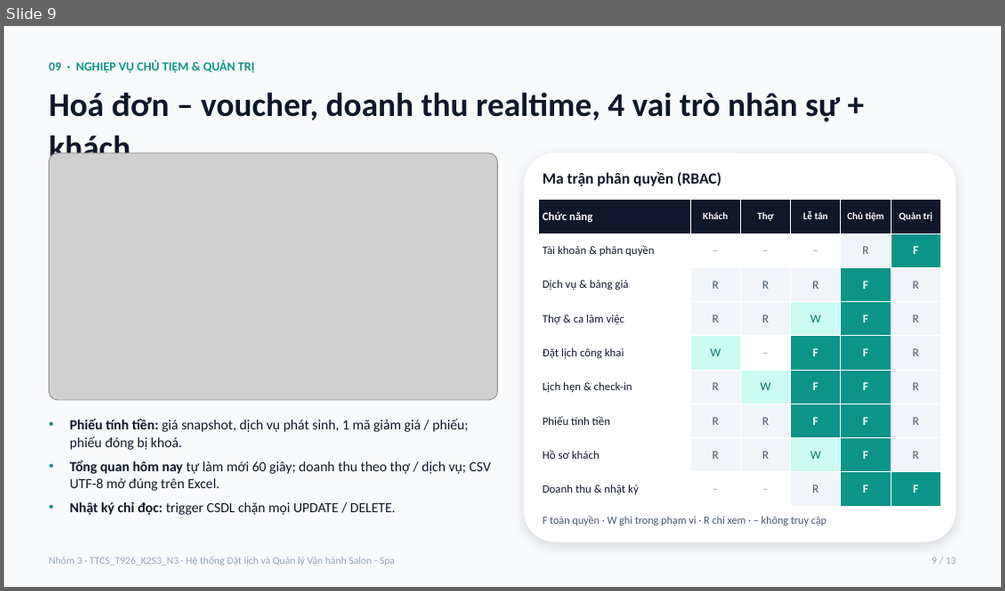
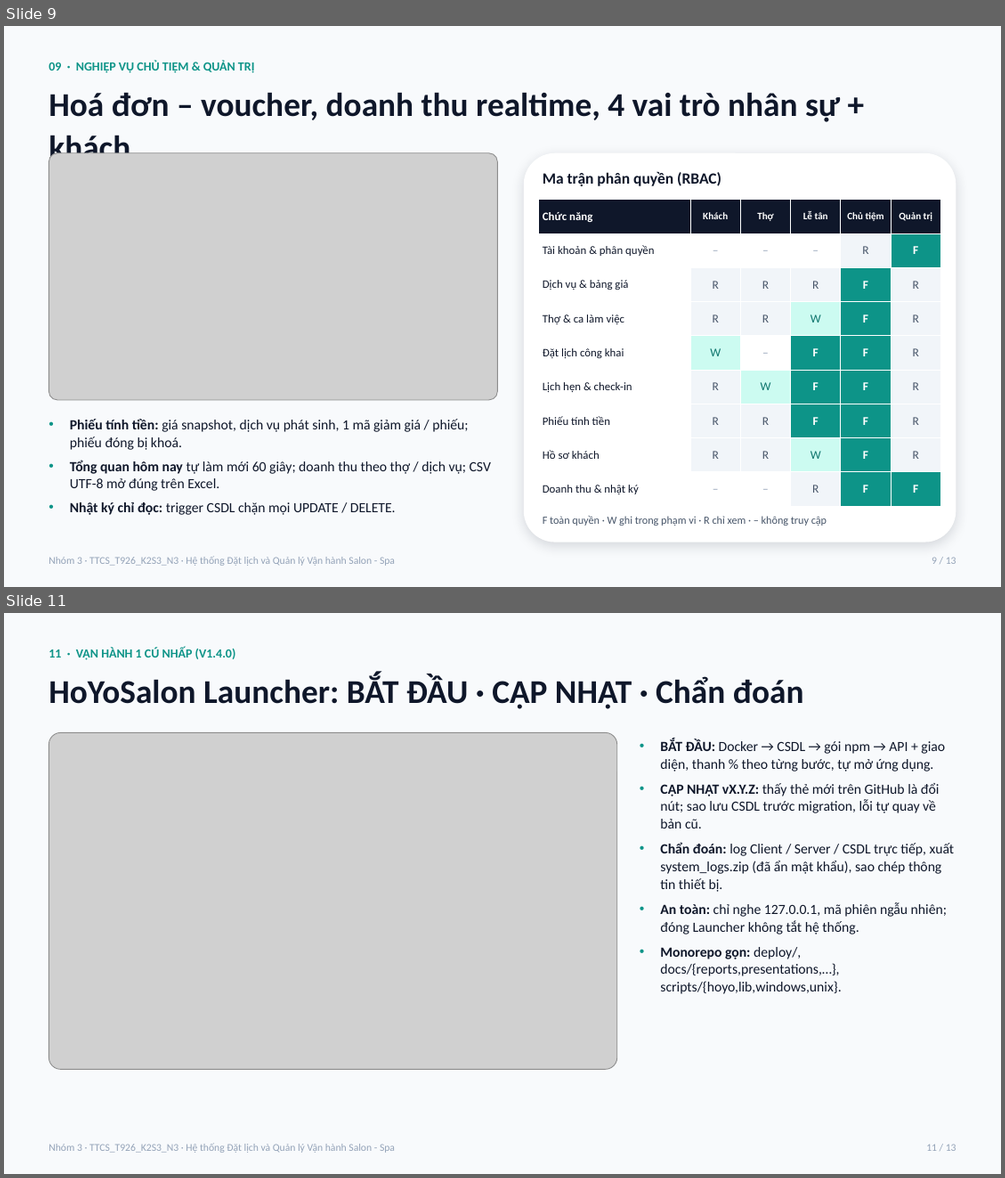
Before and after one commit to steveprovip/thucTap_HeThongDatLichSPA, a slide deck: docs/presentations/Slide_Bao_Cao_He_Thong_Dat_Lich_Salon_Spa.pptx. Shown one above the other, each under a label of ours: slide 9 before the commit, slides 9 and 11 after it; the slides between them are not shown. The pictures are 1005x591 and 1005x1178 pixels, drawn with LibreOffice and Linux fonts; fonts in the diff are those of the drawing; grey boxes stand for pictures. Boxes give left, top, right and bottom in pixels: in the first picture for what was removed or moved away, otherwise in the second. Text is boxed around its words. In the diff, an @@ line names an element or a change of style, - is before the commit and + after.

Commit message:
docs(report): regenerate internship report and slides for v1.4.0
- Report follows Decree 30/2020/ND-CP layout; adds HoYoSalon Launcher section
  (figures 22-24) and a Mentor Sprint 2 section with the 11-item resolution table
  and screenshots (figures 25-30).
- Statistics refreshed: 26 tables, 168 unit tests, 95 e2e tests in 13 suites,
  4 launcher library tests, release timeline up to v1.4.0.
- Slide deck grows to 15 slides with Launcher and Mentor feedback slides.

```diff
--- a/docs/presentations/Slide_Bao_Cao_He_Thong_Dat_Lich_Salon_Spa.pptx
+++ b/docs/presentations/Slide_Bao_Cao_He_Thong_Dat_Lich_Salon_Spa.pptx
@@ slide 11 added at (4,613,1001,1174), background #F8FAFC @@
@@ text added at (48,647,236,660), 12 pt, text #0D9488, bold @@
+11 · VẬN HÀNH 1 CÚ NHẤP (V1.4.0)
@@ text added at (48,675,804,709), 32 pt, text #0F172A, bold @@
+HoYoSalon Launcher: BẮT ĐẦU · CẬP NHẬT · Chẩn đoán
@@ picture added at (48,732,617,1070) @@
@@ text added at (660,738,954,994), 13.5 pt, text #0F172A @@
+• BẮT ĐẦU: Docker → CSDL → gói npm → API + giao diện, thanh % theo từng bước, tự mở ứng dụng.
+• CẬP NHẬT vX.Y.Z: thấy thẻ mới trên GitHub là đổi nút; sao lưu CSDL trước migration, lỗi tự quay về bản cũ.
+• Chẩn đoán: log Client / Server / CSDL trực tiếp, xuất system_logs.zip (đã ẩn mật khẩu), sao chép thông tin thiết bị.
+• An toàn: chỉ nghe 127.0.0.1, mã phiên ngẫu nhiên; đóng Launcher không tắt hệ thống.
+• Monorepo gọn: deploy/, docs/{reports,presentations,…}, scripts/{hoyo,lib,windows,unix}.
@@ text added at (48,1143,395,1152), 10 pt, text #94A3B8 @@
+Nhóm 3 · TTCS_T926_K2S3_N3 · Hệ thống Đặt lịch và Quản lý Vận hành Salon - Spa
@@ text added at (926,1143,956,1151), 10 pt, text #94A3B8 @@
+11 / 13
```
Also in this commit, not shown: 3 slides changed, 1 other slide added, 13 other files.
